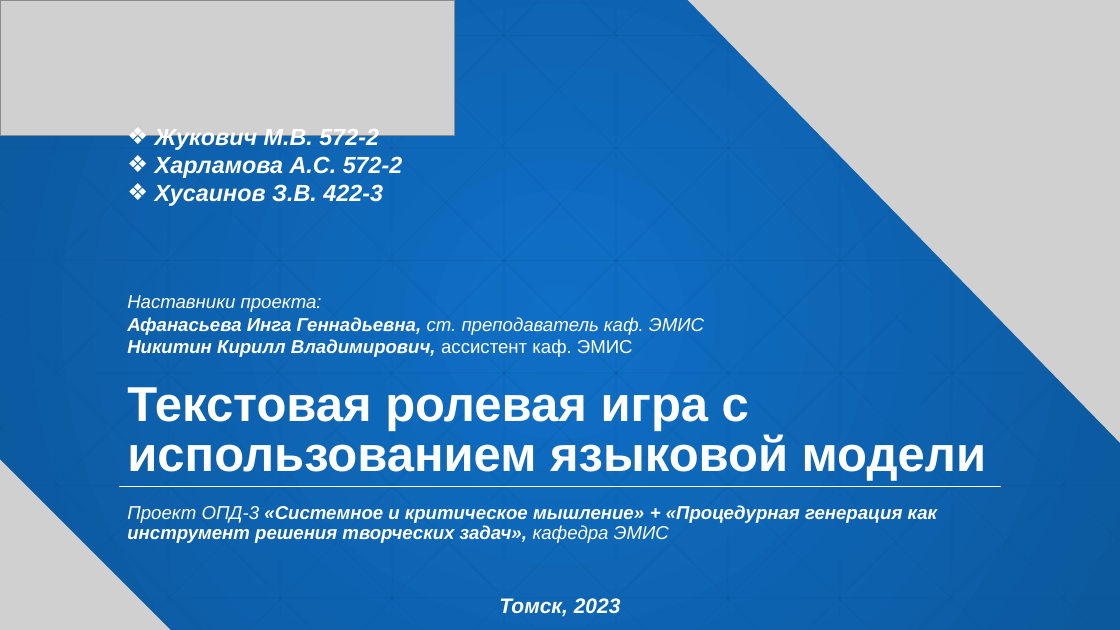
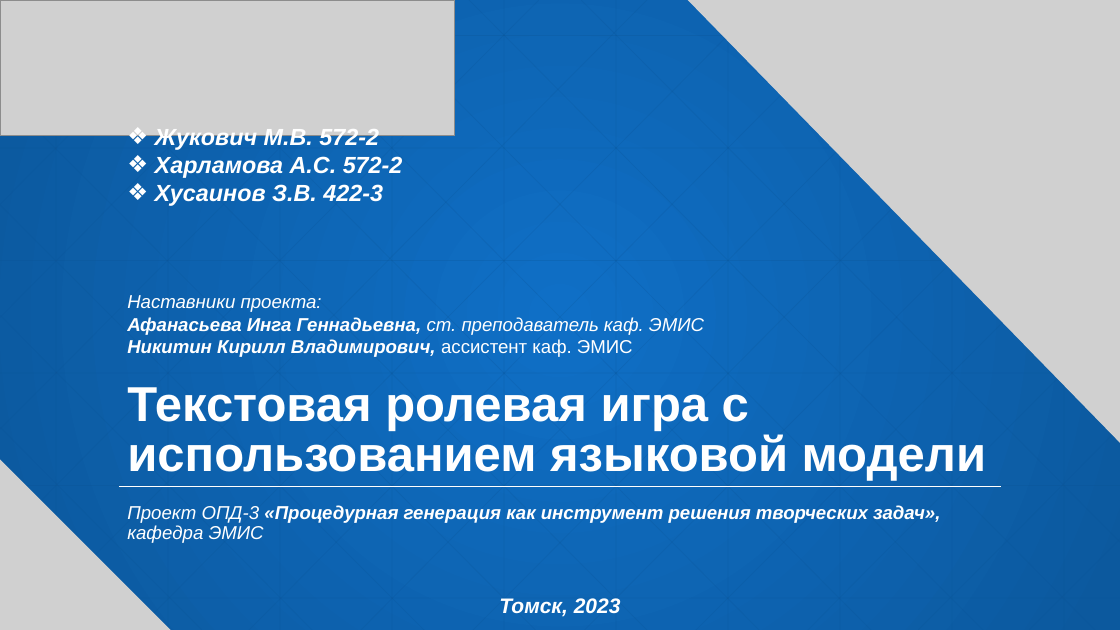
Before and after one commit to KorolOrol/OPDDungeonMaster, a slide deck: slide 1 of Презентейшн.pptx. Drawn at 1120x630 pixels with LibreOffice and Linux fonts; fonts in the diff are those of the drawing; grey boxes stand for pictures. Boxes give left, top, right and bottom in pixels: in the first picture for what was removed or moved away, otherwise in the second. Text is boxed around its words. In the diff, an @@ line names an element or a change of style, - is before the commit and + after.

Commit message:
Updated presentation

```diff
--- a/Презентейшн.pptx
+++ b/Презентейшн.pptx
@@ text at [127,505,940,543]: text changed @@
-Проект ОПД-3 «Системное и критическое мышление» + «Процедурная генерация как инструмент решения творческих задач», кафедра ЭМИС
+Проект ОПД-3 «Процедурная генерация как инструмент решения творческих задач», кафедра ЭМИС
```
Also in this commit, not shown: 3 other slides changed, 1 other file.
